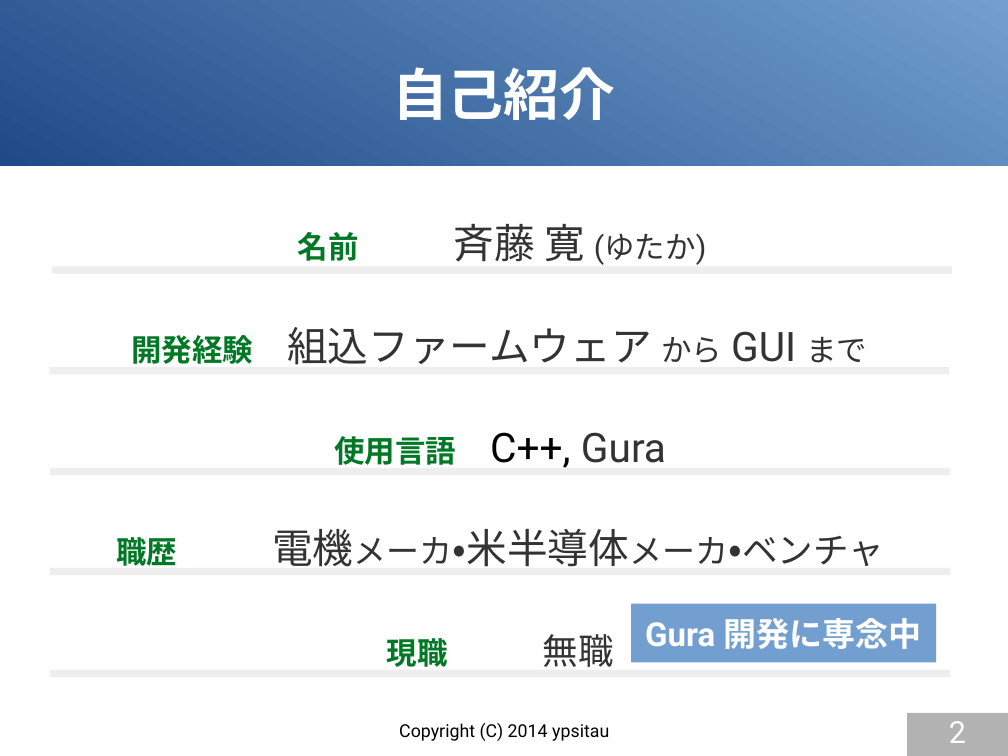
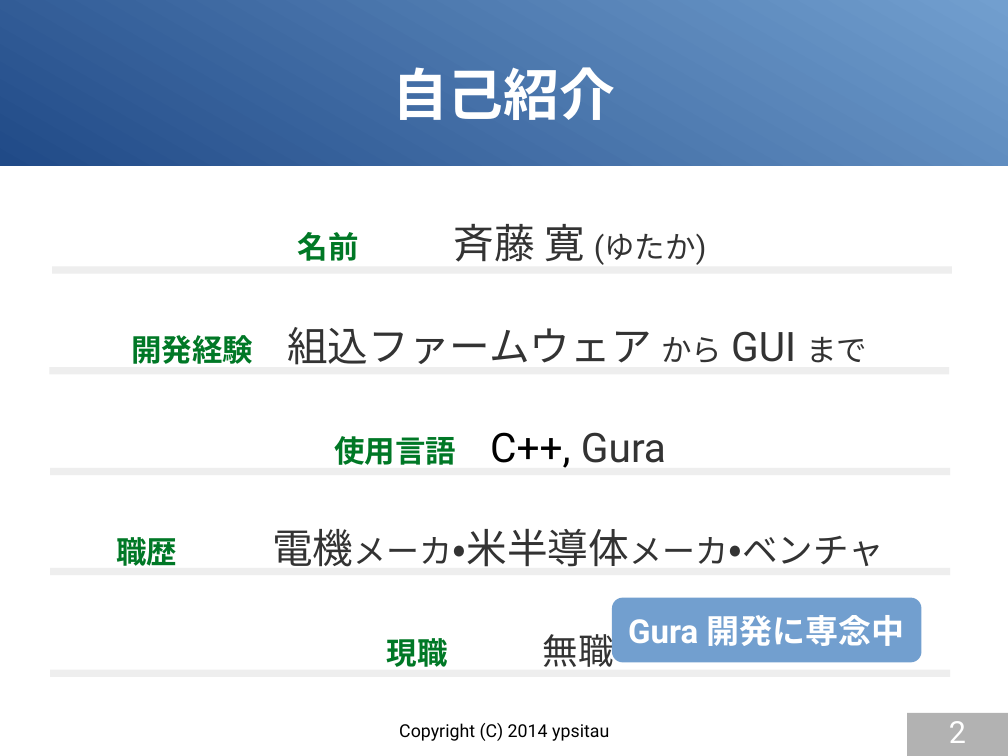
Before and after one commit to gura-lang/gura-doc, a slide deck: slide 2 of presentation/gura-introduction.odp. Drawn at 1008x756 pixels with LibreOffice and Linux fonts; fonts in the diff are those of the drawing. Boxes give left, top, right and bottom in pixels: in the first picture for what was removed or moved away, otherwise in the second. Text is boxed around its words. In the diff, an @@ line names an element or a change of style, - is before the commit and + after.

```diff
--- a/presentation/gura-introduction.odp
+++ b/presentation/gura-introduction.odp
@@ rounded rectangle "Gura 開発に専念中": place and size @@
-rounded rectangle "Gura 開発に専念中" at bbox=[631, 604, 937, 662]
+rounded rectangle "Gura 開発に専念中" at bbox=[612, 598, 922, 663]
@@ rounded rectangle "Gura 開発に専念中" at bbox=[612, 598, 922, 663]: rectangle to rounded rectangle @@
```
Also in this commit, not shown: 6 other slides changed.
